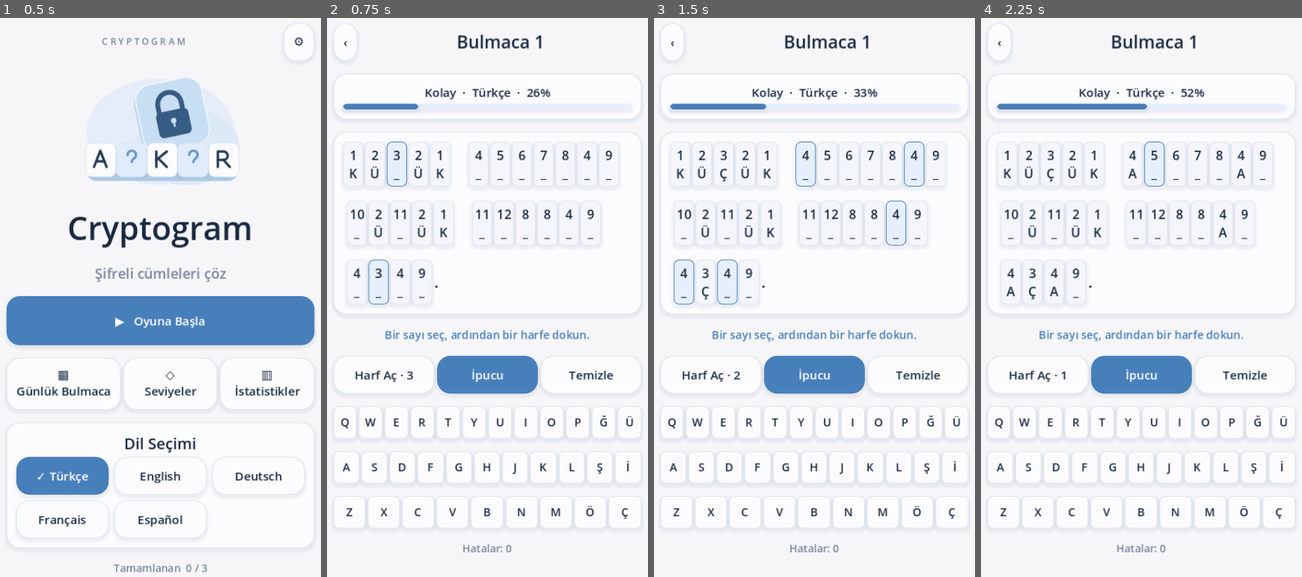
Above: before the commit, frames 1-4 (left to right).
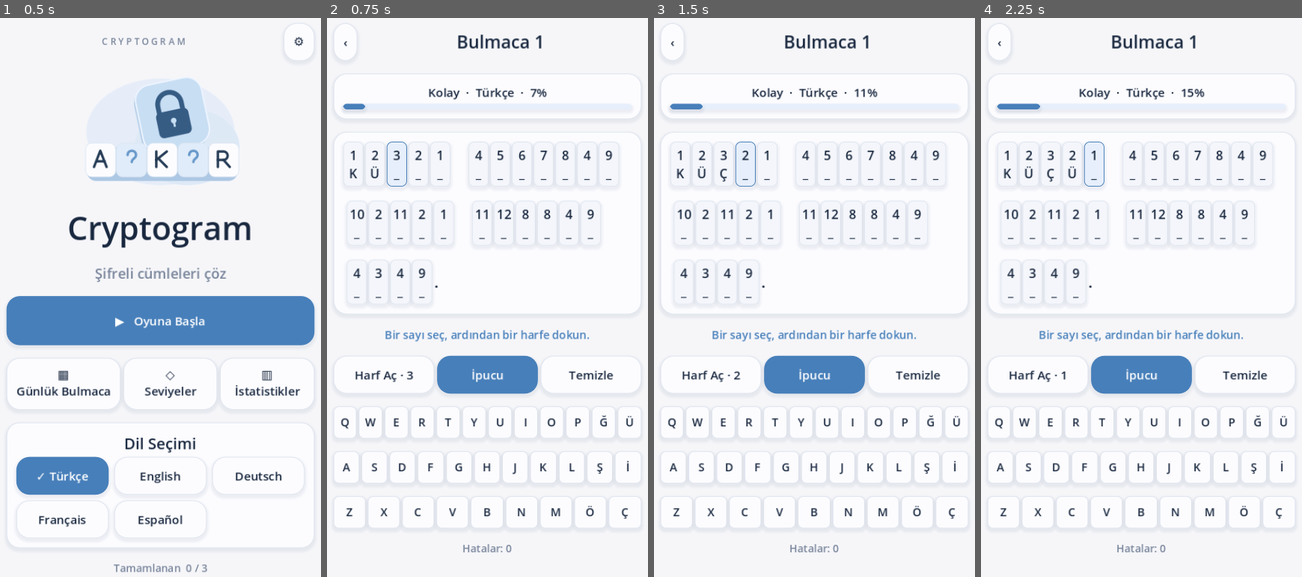
Above: after the commit, the same moments.

Repository: mehtapkirkgoz/cryptogram-mobile
Game: Godot game, scene res://scenes/main.tscn
The game is run twice, just before and just after one commit, with the same random seed, the same clock (stepped at 60 frames per second) and the same inputs.
Inputs:
- Up to frame 1 (0.5 s): no input
- Up to frame 2 (0.75 s): click "▶ Oyuna Başla" at 0.5 s
- Up to frame 3 (1.5 s): click "Harf Aç · 3" at 1.25 s
- Up to frame 4 (2.25 s): click "Harf Aç · 2" at 2 s

Frame 1 is identical in both runs. In frame 2, 0.8% of the frame differs, in the area x 10-70%, y 12-52%; in frame 3, 1.0%, in the area x 6-85%, y 12-52%; in frame 4, 0.9%.

Commit message:
Keep repeated-number cells independent during solving

Diff:
--- a/scripts/main.gd
+++ b/scripts/main.gd
@@ -225,6 +225,7 @@
 	flow.add_theme_constant_override("v_separation", 20)
 	board.add_child(flow)
 	var word_index := 0
+	var occurrence_index := 0
 	for word in game.sentence.split(" "):
 		var word_margin := MarginContainer.new()
 		word_margin.add_theme_constant_override("margin_left", 5 if word_index > 0 else 0)
@@ -239,16 +240,19 @@
 				punctuation.custom_minimum_size.x = 10
 				continue
 			var code: int = game.numbers[letter]
+			var cell_index := occurrence_index
 			var cell := Button.new()
-			cell.text = "%d\n%s" % [code, game.guesses.get(code, "_")]
+			var visible_guess := game.guess_for(cell_index)
+			cell.text = "%d\n%s" % [code, visible_guess if not visible_guess.is_empty() else "_"]
 			cell.custom_minimum_size = Vector2(29, 64)
 			cell.add_theme_font_size_override("font_size", 18)
-			var style := box(PALE if code == game.selected else Color("f4f6fb"), BLUE if code == game.selected else Color("e0e6f0"))
+			var style := box(PALE if cell_index == game.selected else Color("f4f6fb"), BLUE if cell_index == game.selected else Color("e0e6f0"))
 			style.set_content_margin_all(2)
 			style.set_corner_radius_all(7)
 			cell.add_theme_stylebox_override("normal", style)
-			cell.pressed.connect(func(): game.selected = code; show_game())
+			cell.pressed.connect(func(): game.selected = cell_index; show_game())
 			letters.add_child(cell)
+			occurrence_index += 1
 		word_index += 1
 	label_at(body, message if not game.solved() else tr_text("daily_won") if daily else tr_text("won"), 16, BLUE)
 	if game.solved():
--- a/scripts/puzzle.gd
+++ b/scripts/puzzle.gd
@@ -4,8 +4,9 @@
 var sentence := ""
 var numbers: Dictionary = {}
 var answers: Dictionary = {}
+var occurrences: Array = []
 var guesses: Dictionary = {}
-var selected := 1
+var selected := 0
 var hints := 3
 var mistakes := 0
 var locked: Array = []
@@ -17,6 +18,9 @@
 			var code = numbers.size() + 1
 			numbers[letter] = code
 			answers[code] = letter
+	for letter in sentence:
+		if numbers.has(letter):
+			occurrences.append({"letter": letter, "code": numbers[letter]})
 	for key in saved.get("guesses", {}):
 		guesses[int(key)] = saved.guesses[key]
 	hints = int(saved.get("hints", 3))
@@ -27,17 +31,21 @@
 		var codes: Array = answers.keys()
 		codes.sort()
 		for code in codes.slice(0, mini(starter_hints, codes.size())):
-			guesses[code] = answers[code]
-			locked.append(code)
+			for index in range(occurrences.size()):
+				if occurrences[index].code == code:
+					guesses[index] = answers[code]
+					locked.append(index)
+					break
 	select_next()
+
+func guess_for(index: int) -> String:
+	return str(guesses.get(index, ""))
 
 func enter(letter: String) -> String:
 	if locked.has(selected) or solved():
 		return ""
-	for code in guesses:
-		if guesses[code] == letter and code != selected:
-			return "duplicate"
-	if answers.get(selected) != letter:
+	var code: int = occurrences[selected].code
+	if answers.get(code) != letter:
 		mistakes += 1
 		return "wrong"
 	guesses[selected] = letter
@@ -45,9 +53,9 @@
 	return ""
 
 func select_next() -> void:
-	for code in answers:
-		if not guesses.has(code):
-			selected = code
+	for index in range(occurrences.size()):
+		if not guesses.has(index):
+			selected = index
 			return
 
 func reveal() -> bool:
@@ -55,7 +63,8 @@
 		return false
 	if guesses.has(selected):
 		select_next()
-	guesses[selected] = answers[selected]
+	var code: int = occurrences[selected].code
+	guesses[selected] = answers[code]
 	locked.append(selected)
 	hints -= 1
 	select_next()
@@ -66,17 +75,17 @@
 		guesses.erase(selected)
 
 func ratio() -> float:
-	var total := 0
 	var filled := 0
-	for letter in sentence:
-		if numbers.has(letter):
-			total += 1
-			if guesses.get(numbers[letter]) == letter:
-				filled += 1
-	return float(filled) / maxi(total, 1)
+	for index in range(occurrences.size()):
+		if guesses.get(index) == occurrences[index].letter:
+			filled += 1
+	return float(filled) / maxi(occurrences.size(), 1)
 
 func solved() -> bool:
 	return ratio() == 1.0
 
+func occurrence_count() -> int:
+	return occurrences.size()
+
 func serialize() -> Dictionary:
 	return {"guesses": guesses, "locked": locked, "hints": hints, "mistakes": mistakes}
--- a/tests/test_puzzle.gd
+++ b/tests/test_puzzle.gd
@@ -2,43 +2,41 @@
 
 func _initialize() -> void:
 	var puzzle := CipherPuzzle.new()
-	puzzle.setup("İYİ BİR GÜN.", "ABCÇDEFGĞHIİJKLMNOÖPRSŞTUÜVYZ")
-	assert(puzzle.numbers["İ"] == 1)
-	assert(puzzle.enter("A") == "wrong")
+	puzzle.setup("ABBA C", "ABCDE")
+	assert(puzzle.numbers["A"] == 1)
+	assert(puzzle.occurrence_count() == 5)
+	assert(puzzle.enter("Z") == "wrong")
 	assert(puzzle.mistakes == 1)
-	assert(puzzle.guesses.is_empty())
-	assert(puzzle.enter("İ") == "")
-	assert(is_equal_approx(puzzle.ratio(), 3.0 / 9.0))
-	assert(puzzle.enter("İ") == "duplicate")
+	assert(puzzle.enter("A") == "")
+	assert(puzzle.guess_for(0) == "A")
+	assert(puzzle.guess_for(2).is_empty())
+	puzzle.selected = 2
+	assert(puzzle.enter("B") == "")
+	assert(puzzle.guess_for(1).is_empty())
+	assert(puzzle.guess_for(2) == "B")
+	puzzle.selected = 3
 	assert(puzzle.reveal())
+	assert(puzzle.guess_for(3) == "A")
 	assert(puzzle.hints == 2)
-	var opened: int = puzzle.locked[0]
-	puzzle.selected = opened
+	puzzle.selected = 3
 	puzzle.clear_selected()
-	assert(puzzle.guesses.has(opened))
-	puzzle.selected = 1
-	puzzle.clear_selected()
-	assert(not puzzle.guesses.has(1))
-	puzzle.enter("İ")
+	assert(puzzle.guess_for(3) == "A")
 	var restored := CipherPuzzle.new()
-	restored.setup(puzzle.sentence, "ABCÇDEFGĞHIİJKLMNOÖPRSŞTUÜVYZ", JSON.parse_string(JSON.stringify(puzzle.serialize())))
+	restored.setup(puzzle.sentence, "ABCDE", JSON.parse_string(JSON.stringify(puzzle.serialize())))
 	assert(restored.guesses == puzzle.guesses)
 	assert(restored.locked == puzzle.locked)
-	assert(restored.hints == 2)
-	for code in restored.answers:
-		restored.selected = code
-		restored.enter(restored.answers[code])
+	for index in range(restored.occurrence_count()):
+		restored.selected = index
+		restored.enter(restored.occurrences[index].letter)
 	assert(restored.solved())
 	for code in ["tr", "en", "de", "fr", "es"]:
 		var data: Dictionary = JSON.parse_string(FileAccess.get_file_as_string("res://data/%s.json" % code))
 		for entry in data.puzzles:
 			var check := CipherPuzzle.new()
 			check.setup(entry.text, data.alphabet)
-			for character in entry.text:
-				assert(character in " .,!?'’" or data.alphabet.contains(character), "Missing character: " + character)
-			for answer in check.answers:
-				check.selected = answer
-				check.enter(check.answers[answer])
+			for index in range(check.occurrence_count()):
+				check.selected = index
+				check.enter(check.occurrences[index].letter)
 			assert(check.solved())
-	print("PASS: repeated numbers, Turkish alphabet, mistakes, hints, JSON restore and 15 puzzle solutions")
+	print("PASS: independent repeated-number cells, reveal, persistence and 15 puzzle solutions")
 	quit()
--- a/tests/test_ui.gd
+++ b/tests/test_ui.gd
@@ -25,9 +25,9 @@
 		if "--capture" in OS.get_cmdline_user_args() and code == "tr":
 			await RenderingServer.frame_post_draw
 			root.get_texture().get_image().save_png(OS.get_environment("TEMP").path_join("cryptogram-puzzle.png"))
-		for number in app.game.answers:
-			app.game.selected = number
-			app.game.enter(app.game.answers[number])
+		for occurrence_index in range(app.game.occurrence_count()):
+			app.game.selected = occurrence_index
+			app.game.enter(app.game.occurrences[occurrence_index].letter)
 		app.show_game()
 		await get_tree().process_frame
 		assert(app.game.solved())
Not shown, added: tests/test_puzzle.gd.uid
Not shown, added: tests/test_ui.gd.uid
